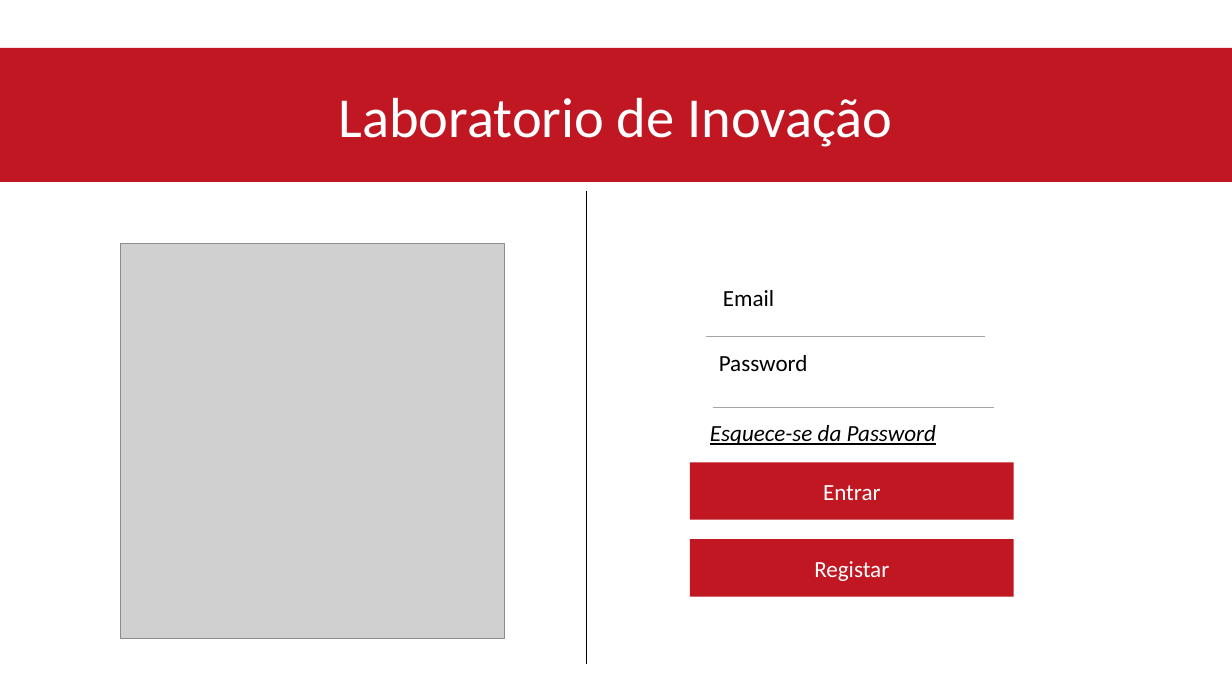
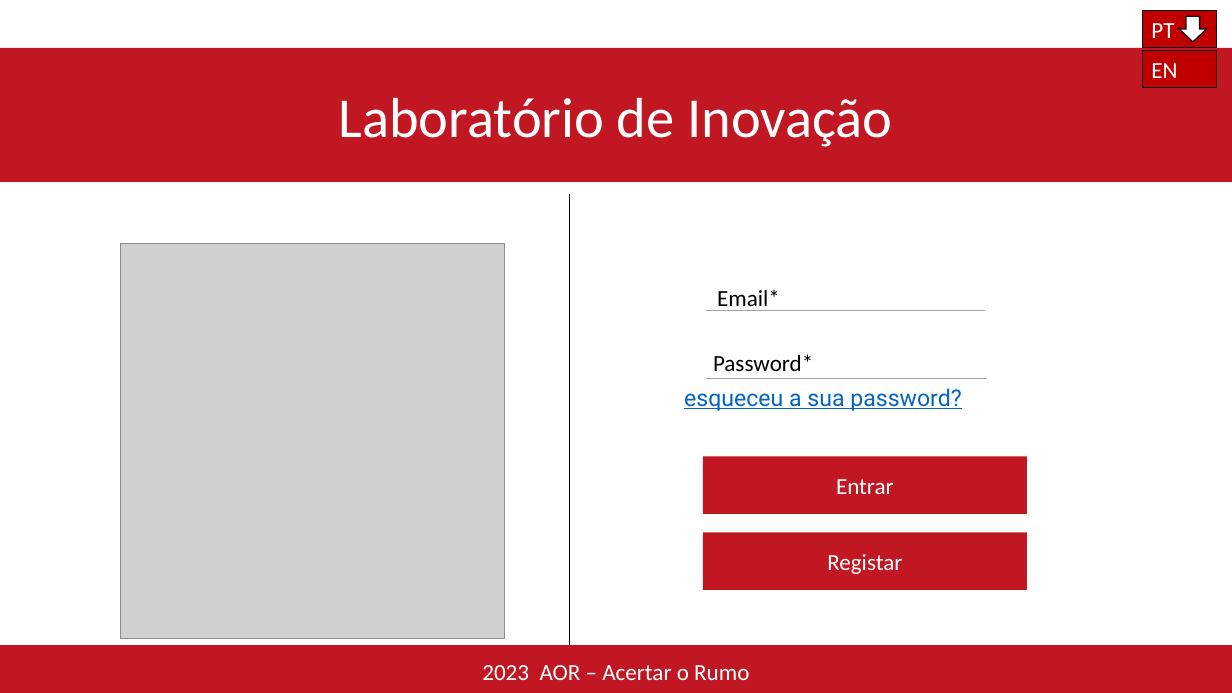
Before and after one commit to Reaf25pt/CriticalProject, a slide deck: slide 1 of frontend/Projetofinal.pptx. Drawn at 1232x693 pixels with LibreOffice and Linux fonts; fonts in the diff are those of the drawing; grey boxes stand for pictures. Boxes give left, top, right and bottom in pixels: in the first picture for what was removed or moved away, otherwise in the second. Text is boxed around its words. In the diff, an @@ line names an element or a change of style, - is before the commit and + after.

```diff
--- a/frontend/Projetofinal.pptx
+++ b/frontend/Projetofinal.pptx
@@ rectangle added at [1142, 10, 1216, 48], fill #C00000, outline #0D0D0D 1 pt, 18 pt, text #FFFFFF @@
+PT
@@ down arrow added at [1179, 17, 1206, 43], fill #FFFFFF, outline #0D0D0D 1 pt @@
@@ rectangle added at [1142, 50, 1216, 88], fill #C00000, outline #0D0D0D 1 pt, 18 pt, text #FFFFFF @@
+EN
@@ text in rectangle at [338, 97, 892, 147]: text changed @@
-Laboratorio de Inovação
+Laboratório de Inovação
@@ line moved from (587, 190) - (587, 664) to (569, 194) - (569, 667) @@
@@ text at [717, 289, 780, 311]: text changed @@
-Email
+Email*
@@ line moved from (706, 336) - (985, 336) to (706, 311) - (985, 311) @@
@@ text at [713, 354, 813, 371]: text changed @@
-Password
+Password*
@@ text at [684, 388, 961, 411]: text changed; font Calibri to Roboto; text colour #000000 to #0563C1; italic off @@
-Esquece-se da Password
+esqueceu a sua password?
@@ line moved from (714, 408) - (994, 408) to (706, 378) - (987, 378) @@
@@ rectangle "Entrar": place and size @@
-rectangle "Entrar" at [690, 462, 1014, 519]
+rectangle "Entrar" at [703, 457, 1027, 514]
@@ rectangle "Registar": place and size @@
-rectangle "Registar" at [690, 540, 1014, 597]
+rectangle "Registar" at [703, 532, 1027, 590]
@@ rectangle added at [0, 645, 1232, 693], fill #C01722, 18 pt, text #FFFFFF @@
+2023 AOR – Acertar o Rumo
```
Also in this commit, not shown: 16 other slides changed, 7 slides added, 9 slides removed.
